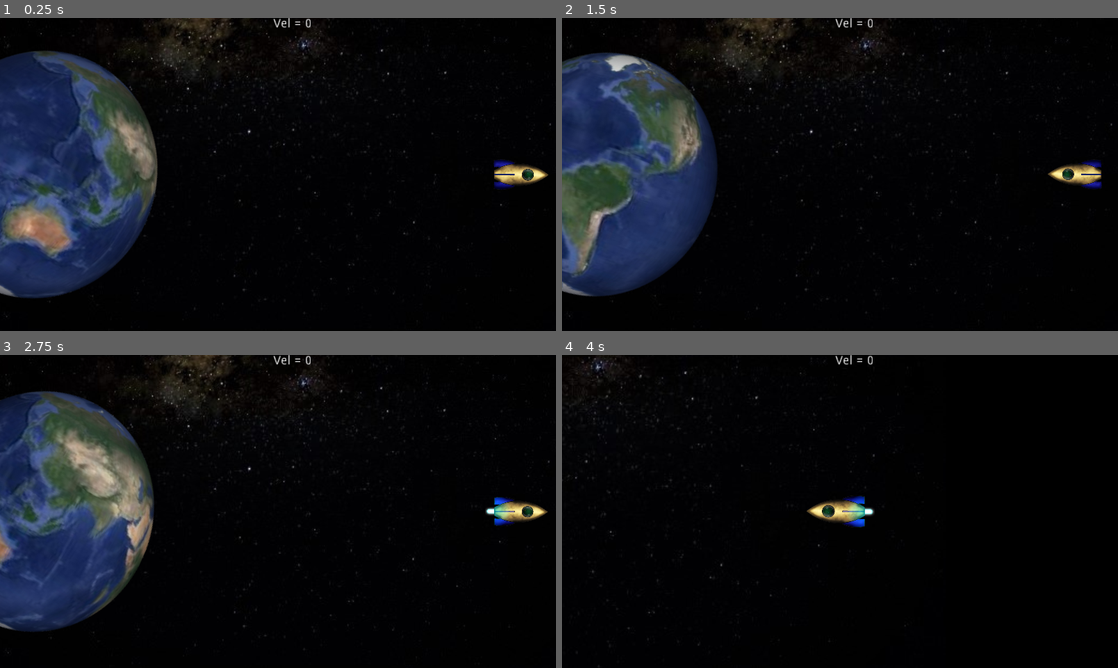
Above: before the commit, frames 1-4 (two rows, left to right).
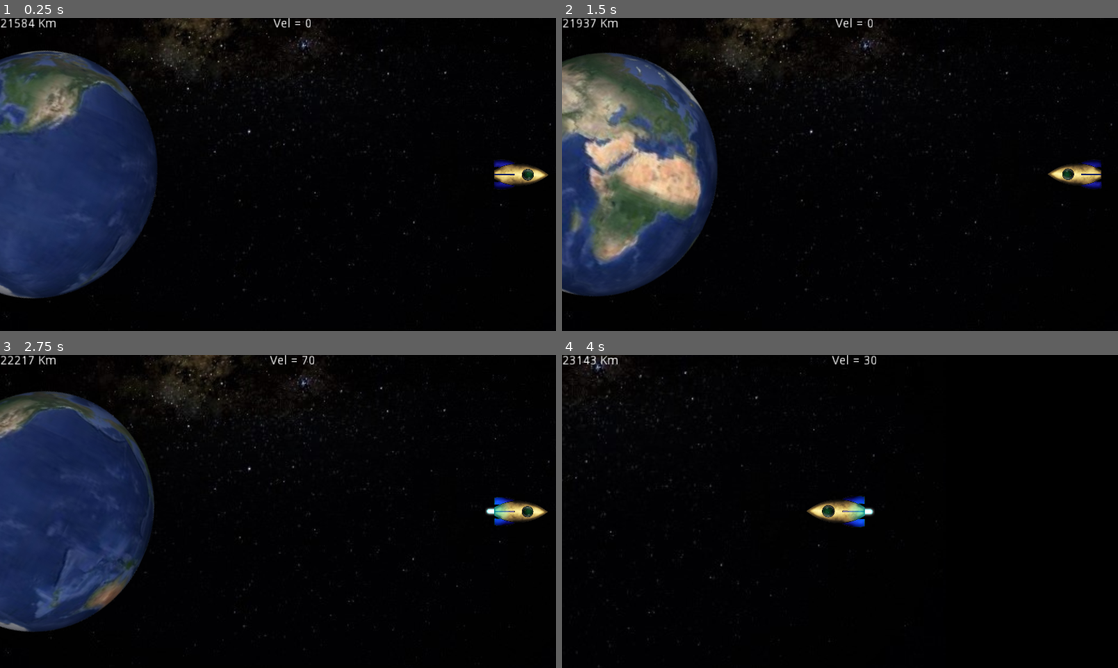
Above: after the commit, the same moments.

Repository: codificarciencias/viagem
Game: Godot game, scene res://viajando.tscn
The game is run twice, just before and just after one commit, with the same random seed, the same clock (stepped at 60 frames per second) and the same inputs.
Inputs:
- Up to frame 1 (0.25 s): no input
- Up to frame 2 (1.5 s): hold Right (ui_right) 0.53-1.28 s; hold Down (ui_down) from 1.28 s (still down)
- Up to frame 3 (2.75 s): release Down (ui_down) at 2.03 s; hold Right (ui_right) from 2.03 s (still down)
- Up to frame 4 (4 s): release Right (ui_right) at 2.78 s; hold Up (ui_up) 2.78-3.53 s; hold Left (ui_left) from 3.53 s (still down)

The runs differ from the first frame. In frame 1, 10% of the frame differs, in the area x 0-29%, y 0-90%; in frame 2, 12%, in the area x 0-28%, y 0-89%; in frame 3, 10%; in frame 4, 0.2%.

Commit message:
distancia e posição
Foi adicionado marcador de distancia entre a terra e nave.
bloqueio para que a nave não fique a esquerda da terra evitando bugs de câmera

Diff:
--- a/Nave.gd
+++ b/Nave.gd
@@ -9,6 +9,10 @@
 		velocidade += 1 * delta
 		$SpNaveSt.visible = true
 		$SpNave.visible = false
+
+	elif position.x < $"../Terra".position.x:
+		velocidade= 0
+		position.x = $"../Terra".position.x
 
 	elif Input.is_action_pressed("ui_left"): # move e direciona a nave para esquerda
 		rotation_degrees = 180
--- a/viajando.gd
+++ b/viajando.gd
@@ -1,18 +1,14 @@
 extends Node2D
 
 var dist = 0
+var distancia
 
-# Called when the node enters the scene tree for the first time.
+
 func _ready():
 	$Refer/GlobCam.make_current()
 	pass
 
 func _process(delta):
-	# mostra velocidade da nave
-	if $Nave.velocidade <= 0:
-		$Controle/LbNaveVel.text = 'Vel = ' + str(int($Nave.velocidade*-1))
-	else:
-		$Controle/LbNaveVel.text = 'Vel = ' + str(int($Nave.velocidade))
 
 	# Controle da camera global
 	$Refer.position.x = ($Nave.position.x - $Terra.position.x)/2+$Terra.position.x
@@ -21,10 +17,22 @@
 		$Refer/GlobCam.zoom.x = dist
 		$Refer/GlobCam.zoom.y = dist
 		$Refer.scale = Vector2(0.5+dist*2, 0.5+dist*2)
-		print(dist)
 
 	if Input.is_action_just_pressed("ui_up"):
 		if $Refer/GlobCam.current:
 			$Nave/NavCam.make_current()
 		else:
 			$Refer/GlobCam.make_current()
+
+
+	# Painel de controle e dados ===============================================
+
+	# mostra velocidade da nave
+	if $Nave.velocidade <= 0:
+		$Controle/LbNaveVel.text = 'Vel = ' + str(int($Nave.velocidade*-100))
+	else:
+		$Controle/LbNaveVel.text = 'Vel = ' + str(int($Nave.velocidade*100))
+
+	# Distância entre a nave e o centro da terra
+	distancia = int(($Nave.position.x - $Terra.position.x)*18.57)
+	$Controle/LbDist.text = str(distancia) + ' Km'
--- a/viajando.tscn
+++ b/viajando.tscn
@@ -62,7 +62,7 @@
 rotation = 0.418879
 scale = Vector2( 2, 2 )
 frames = SubResource( 1 )
-frame = 15
+frame = 23
 playing = true
 flip_h = true
 
@@ -116,3 +116,12 @@
 __meta__ = {
 "_edit_use_anchors_": false
 }
+
+[node name="LbDist" type="Label" parent="Controle"]
+margin_right = 40.0
+margin_bottom = 14.0
+rect_scale = Vector2( 2, 2 )
+text = "Deistancia"
+__meta__ = {
+"_edit_use_anchors_": false
+}
